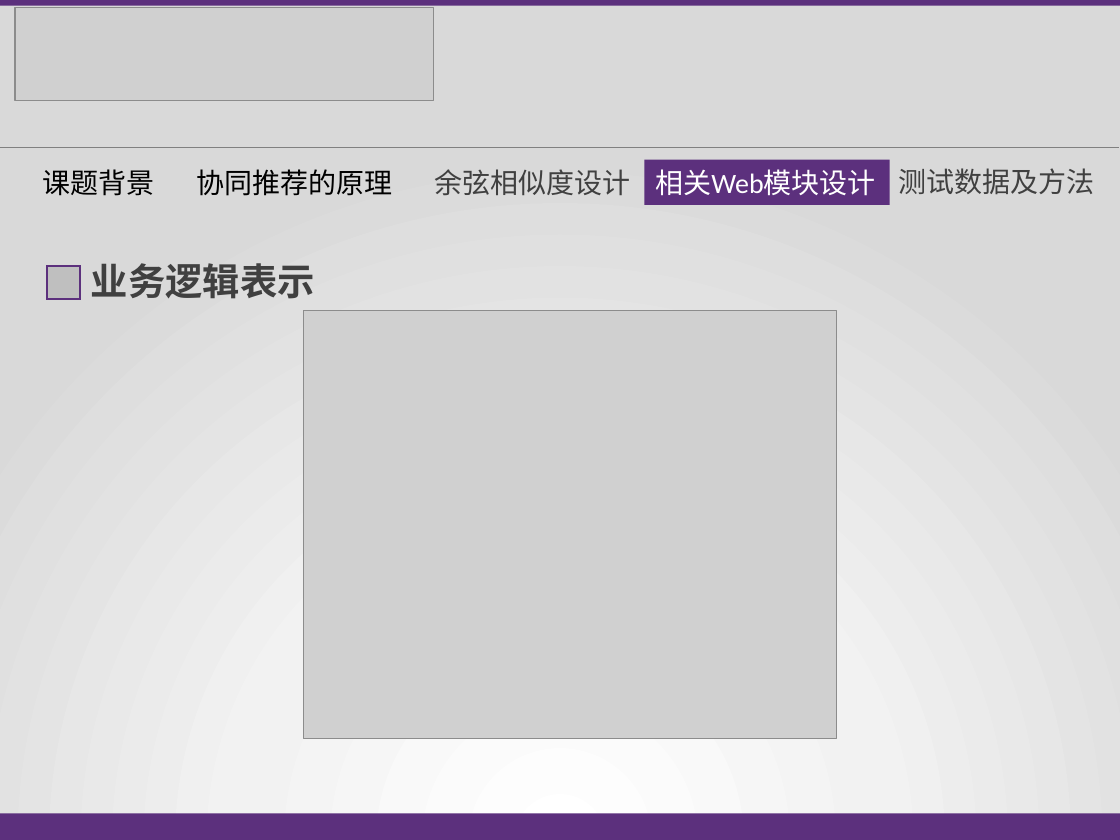
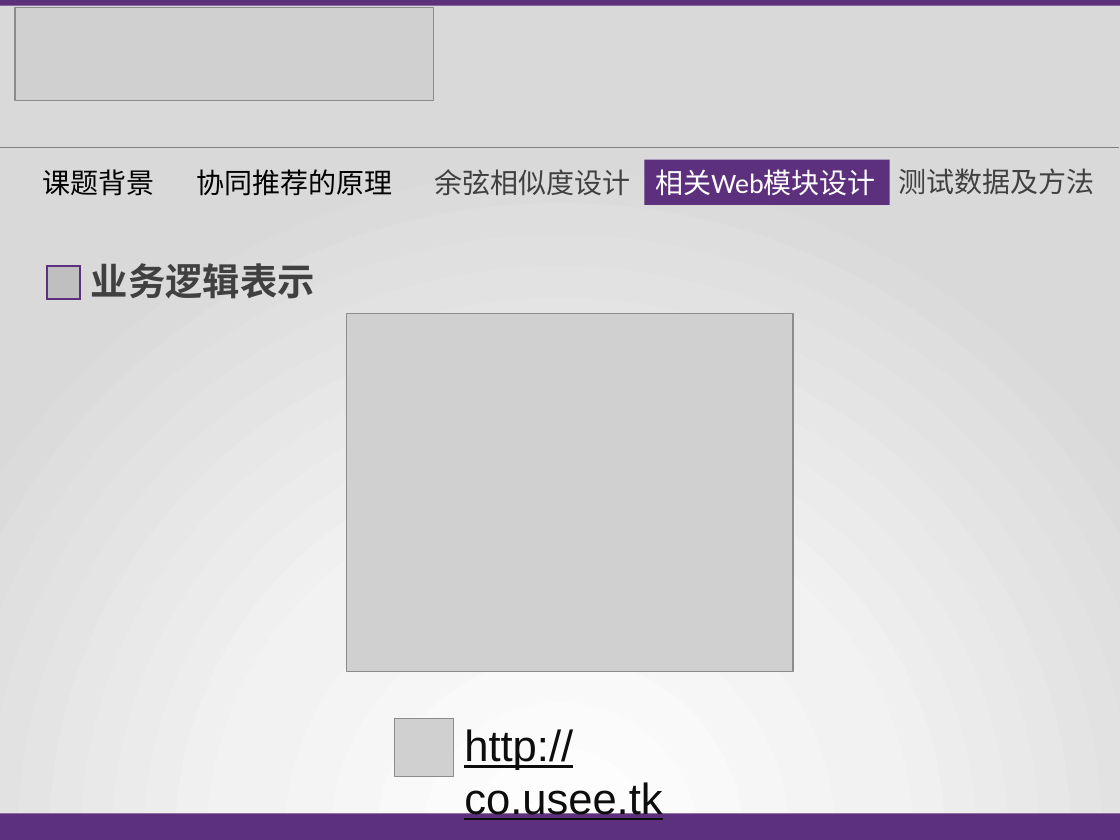
Before and after one commit to cshijiel/tjpu, a slide deck: slide 10 of 毕业演讲稿.pptx. Drawn at 1120x840 pixels with LibreOffice and Linux fonts; fonts in the diff are those of the drawing; grey boxes stand for pictures. Boxes give left, top, right and bottom in pixels: in the first picture for what was removed or moved away, otherwise in the second. Text is boxed around its words. In the diff, an @@ line names an element or a change of style, - is before the commit and + after.

```diff
--- a/毕业演讲稿.pptx
+++ b/毕业演讲稿.pptx
@@ picture: place and size @@
-picture at [304,310,837,738]
+picture at [346,314,793,672]
@@ picture added at [394,718,452,776] @@
@@ text added at [464,729,662,823], 28 pt, text #0D0D0D, underline @@
+http://co.usee.tk
```
Also in this commit, not shown: 7 other slides changed, 1 slide removed.
